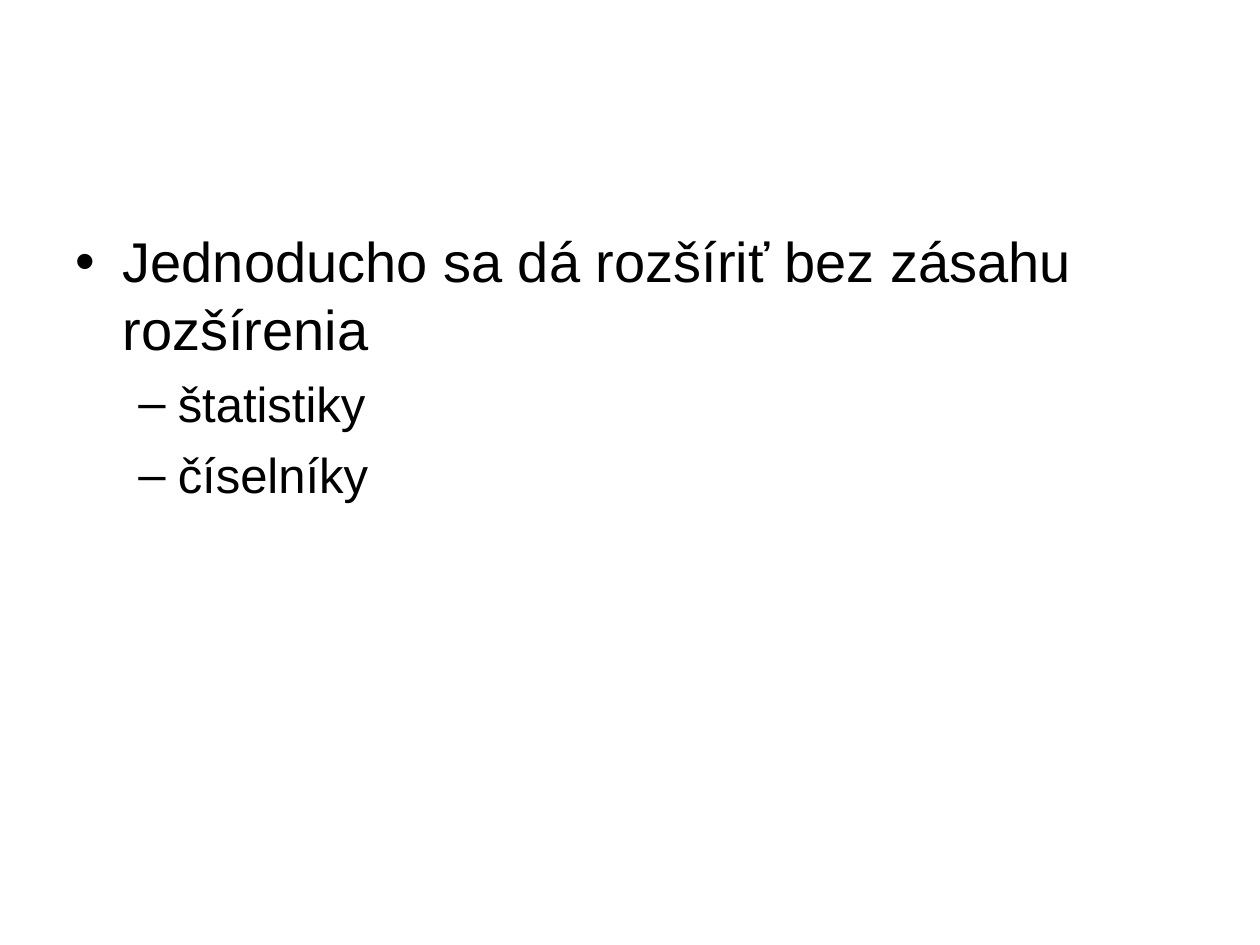
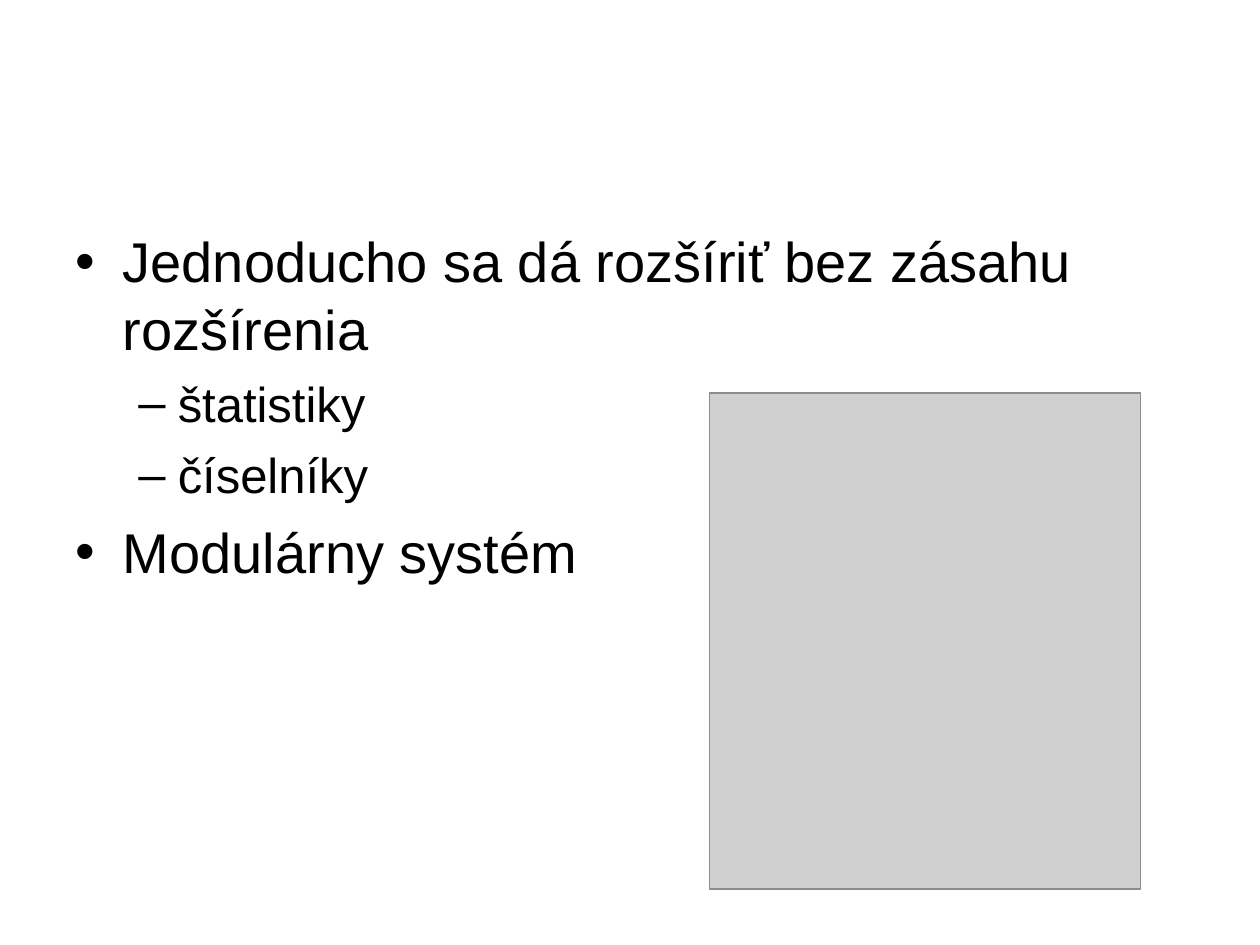
Before and after one commit to googlecode-mirror/timovy2007, a slide deck: slide 14 of doc/prezentacia/tech_presentation.ppt (slide 13 before the commit). Drawn at 1260x945 pixels with LibreOffice and Linux fonts; fonts in the diff are those of the drawing; grey boxes stand for pictures; background and template pictures are left out. Boxes give left, top, right and bottom in pixels: in the first picture for what was removed or moved away, otherwise in the second. Text is boxed around its words. In the diff, an @@ line names an element or a change of style, - is before the commit and + after.

```diff
--- a/doc/prezentacia/tech_presentation.ppt
+++ b/doc/prezentacia/tech_presentation.ppt
@@ picture added at [709, 393, 1140, 890] @@
@@ text at [123, 531, 577, 584]: paragraph added @@
+• Modulárny systém
```
Also in this commit, not shown: 6 other slides changed, 1 slide added.
